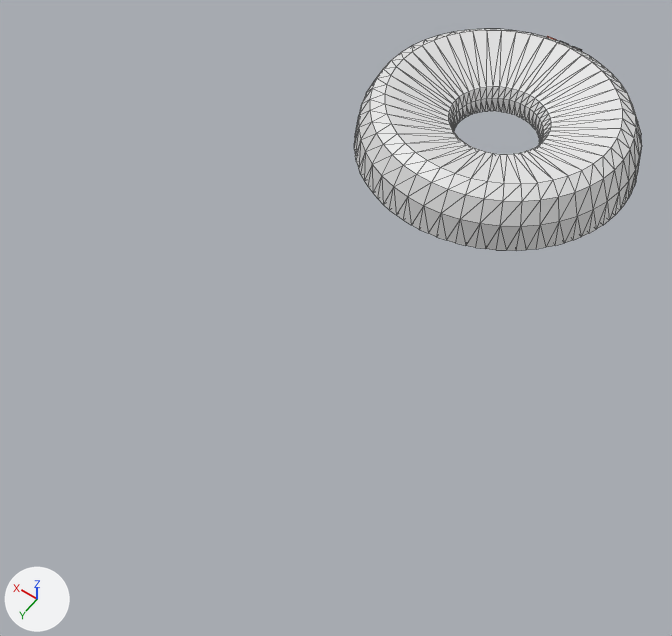
The glTF model public/models/CenterConsole.glb, before and after one commit.
Rendered twice from a camera (50 mm lens) standing at (-2.02, 4.77, 4.47) and looking at (0.12, 1.77, -0.23). Arrows for +X, +Y and +Z are at lower left; the lights stay in place. The older version comes first. Mesh edges are drawn as thin lines. Where no turn or scale is listed for an object, it has been applied to the vertices.
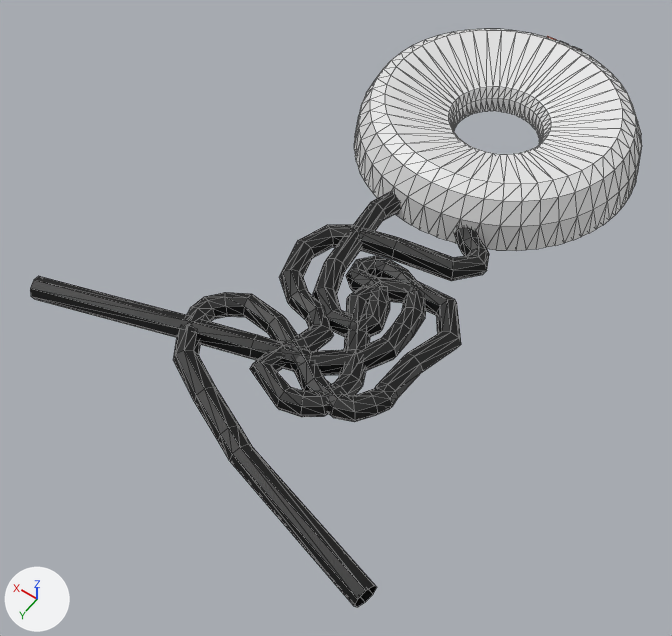
Changed parts and their boxes [x1, y1, x2, y2] in the pictures (672 x 636 px):
'Circle.001', added
    after: [173, 225, 489, 607]
'Circle', added
    after: [30, 192, 426, 375]

The edits, one by one:
Mesh me_circle_002 is new.
It has 376 vertices, 736 faces and spans x -0.1..4.5, y 3.03..9.2, z -0.22..0.14.
It uses material mat_material_002 (black #000000).
Mesh me_circle_001 is new.
It has 200 vertices, 384 faces and spans x -0.47..1.64, y 1.29..3.33, z -0.09..0.06.
It uses material mat_material_002 (black #000000).
Object 'Circle.001' (ob_circle_001) is new; it shows me_circle_002.
Its location is (0.693, -0.418, 0.094).
Its rotation in degrees is (180, 0, 0).
Its scale is (-0.41, -0.41, -0.41).
Object 'Circle' (ob_circle) is new; it shows me_circle_001.
Its location is (0.0, -0.418, 0.094).
